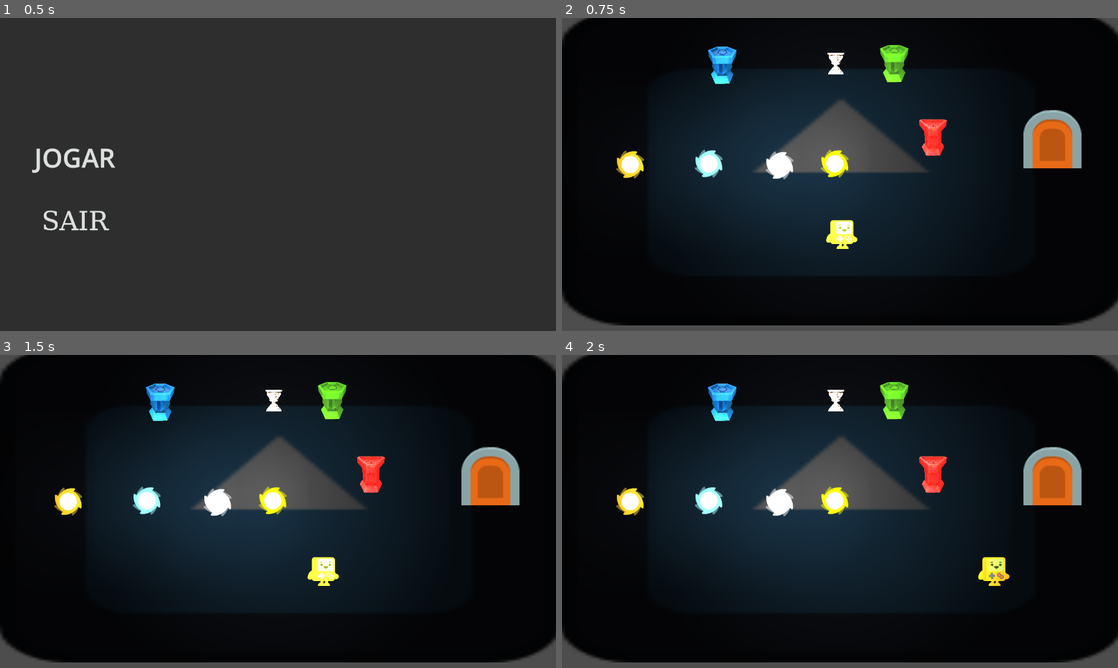
Above: before the commit, frames 1-4 (two rows, left to right).
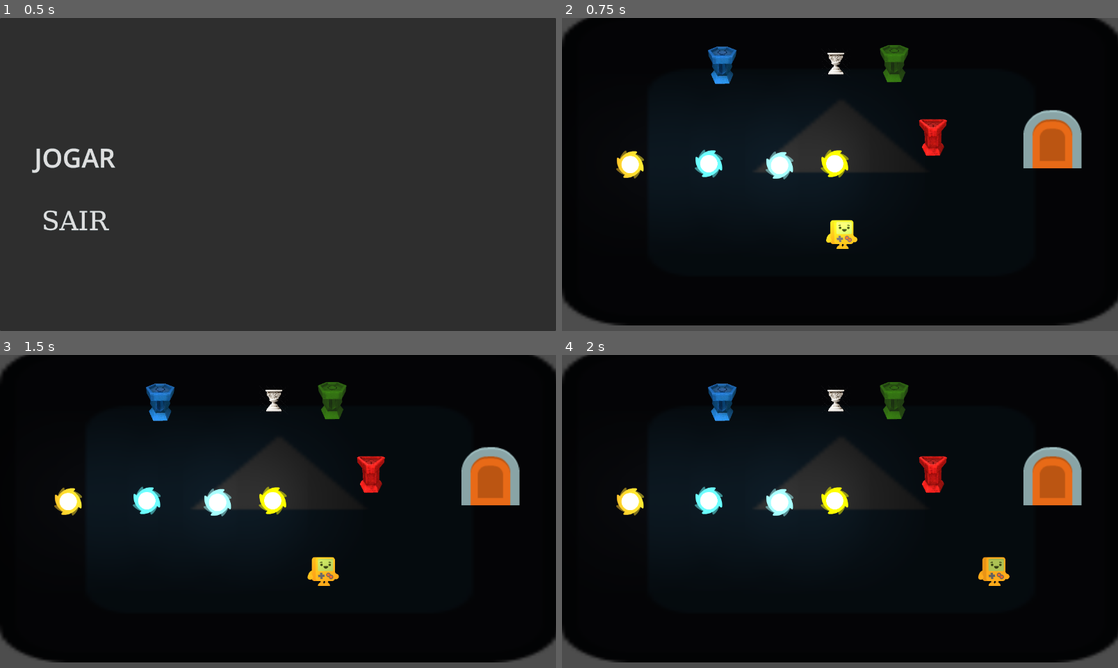
Above: after the commit, the same moments.

Repository: Blackjack10114/jogo-escuro
Game: Godot game, scene res://Scenes/MenuPrincipal.tscn
Same seed, same stepped clock (60 frames per second), same inputs: the game is played once before the commit and once after it. The engine's default icon, where the game draws it, is replaced by a stand-in: a white triangle on a blue panel in a dark square.
Inputs (mouse positions are in pixels of both pictures, inside the frame that each line leads up to):
- Up to frame 1 (0.5 s): no input
- Up to frame 2 (0.75 s): click "JOGAR" at 0.5 s
- Up to frame 3 (1.5 s): tap Enter (ui_accept) at 1.25, 1.35 s; move the mouse to (400, 495) at 1.27 s; hold Right (ui_right) from 1.28 s (still down)
- Up to frame 4 (2 s): keep holding Right (ui_right); tap Enter (ui_accept) at 1.52, 1.82 s

Frame 1 is identical in both runs. In frame 2, 19% of the frame differs, in the area x 24-70%, y 8-78%; in frame 3, 19%; in frame 4, 19%, in the area x 24-81%, y 8-78%.

Commit message:
Revert "Merge: Sombra do Personagem Projeta"
This reverts commit 2041699f8a097d69516da067a65b15a910c93dc8, reversing
changes made to e9a2ad06cf690446d50891c9a1cb7175bc15de5e.

Diff:
--- a/Objetos/Player.tscn
+++ b/Objetos/Player.tscn
@@ -5,9 +5,6 @@
 
 [sub_resource type="RectangleShape2D" id="RectangleShape2D_asluq"]
 size = Vector2(72, 69)
-
-[sub_resource type="OccluderPolygon2D" id="OccluderPolygon2D_sqf2x"]
-polygon = PackedVector2Array(-23, 71, 52, 70, 49, -1, -23, 0)
 
 [node name="Player" type="Node2D" unique_id=1558179493]
 
@@ -20,10 +17,3 @@
 
 [node name="Sprite2D" type="Sprite2D" parent="CharacterBody2D" unique_id=2124380342]
 texture = ExtResource("1_vhpeo")
-
-[node name="LightOccluder2D" type="LightOccluder2D" parent="CharacterBody2D/Sprite2D" unique_id=457543913]
-show_behind_parent = true
-light_mask = 2
-position = Vector2(-15, -21)
-occluder = SubResource("OccluderPolygon2D_sqf2x")
-occluder_light_mask = 2
--- a/Objetos/Tochas/Tocha.tscn
+++ b/Objetos/Tochas/Tocha.tscn
@@ -25,15 +25,11 @@
 position = Vector2(0.5, 2)
 shape = SubResource("RectangleShape2D_6a0gk")
 
-[node name="Sprite2D" type="Sprite2D" parent="." unique_id=280868615]
+[node name="Sprite2D" type="Sprite2D" parent="Area2D" unique_id=280868615]
 texture = ExtResource("1_m4aki")
 
-[node name="PointLight2D" type="PointLight2D" parent="." unique_id=235973874]
+[node name="PointLight2D" type="PointLight2D" parent="Area2D" unique_id=235973874]
 position = Vector2(0.50000095, 3.8146973e-06)
 scale = Vector2(1.953125, 1.9687501)
-energy = 3.39
-range_item_cull_mask = 3
-shadow_enabled = true
-shadow_item_cull_mask = 2
 texture = SubResource("GradientTexture2D_6a0gk")
-texture_scale = 6.61
+texture_scale = 3.34
--- a/Scenes/SceneTeste/Gabriel.tscn
+++ b/Scenes/SceneTeste/Gabriel.tscn
@@ -3,7 +3,6 @@
 [ext_resource type="PackedScene" uid="uid://dabjl2g7fc2da" path="res://Objetos/Tochas/Tocha.tscn" id="1_1jv7q"]
 [ext_resource type="PackedScene" uid="uid://bwrnn1c1hv5cm" path="res://Objetos/Player.tscn" id="2_pkdgx"]
 [ext_resource type="Texture2D" uid="uid://34eb8j034ct8" path="res://icon.svg" id="3_bvunt"]
-[ext_resource type="PackedScene" uid="uid://d1cyupflnp5b7" path="res://Objetos/Altar_Vermelho.tscn" id="4_d08m2"]
 
 [node name="Gabriel" type="Node2D" unique_id=1855230435]
 
@@ -12,21 +11,11 @@
 [node name="Camera2D" type="Camera2D" parent="." unique_id=478850467]
 
 [node name="Player" parent="." unique_id=1558179493 instance=ExtResource("2_pkdgx")]
-z_index = 1
-position = Vector2(-24, 70)
+position = Vector2(3, 61)
 
 [node name="Fundo" type="Sprite2D" parent="." unique_id=1073828355]
-modulate = Color(0.19793737, 0.19793719, 0.19793728, 1)
-light_mask = 3
+modulate = Color(0.07683582, 0.07683582, 0.07683582, 1)
 z_index = -10
 position = Vector2(3, -16)
 scale = Vector2(10.1328125, 5.6796875)
 texture = ExtResource("3_bvunt")
-
-[node name="Altar" parent="." unique_id=1228197223 instance=ExtResource("4_d08m2")]
-position = Vector2(2186, -808)
-
-[node name="Sprite2D" type="Sprite2D" parent="." unique_id=39029602]
-light_mask = 3
-position = Vector2(169, -72)
-texture = ExtResource("3_bvunt")
--- a/Scripts/Movim_Player.gd
+++ b/Scripts/Movim_Player.gd
@@ -17,25 +17,3 @@
 	velocity = direction * speed
 
 	move_and_slide()
-var tocha = null
-var pode_largar_no_altar = null
-func _on_area_entered(area):
-	if area.name == "Altar":
-		pode_largar_no_altar = area
-
-func _on_area_exited(area):
-	if area.name == "Altar":
-		pode_largar_no_altar = null
-
-func _process(_delta):
-	if Input.is_action_just_pressed("ui_accept"):
-		if tocha and pode_largar_no_altar:
-			largar_tocha()
-func largar_tocha():
-	if tocha:
-		var altar = pode_largar_no_altar
-		remove_child(tocha)
-		altar.add_child(tocha)
-		tocha.position = Vector2.ZERO
-		tocha.z_index = 0
-		tocha = null
--- a/Scripts/Pegar_tocha.gd
+++ /dev/null
@@ -1,30 +0,0 @@
-extends Area2D
-
-var pode_pegar = false
-var player = null
-
-func _ready():
-	connect("body_entered", _on_body_entered)
-	#connect("body_exited", _on_body_exited)
-
-func _on_body_entered(body):
-	if body is CharacterBody2D:
-		print ("colidiu com player")
-		pode_pegar = true
-		player = body
-
-func _on_body_exited(body):
-	if body is CharacterBody2D:
-		pode_pegar = false
-		player = null
-
-func _process(_delta):
-	if pode_pegar and Input.is_action_just_pressed("ui_accept"):
-		pegar_tocha()
-
-func pegar_tocha():
-	if player:
-		get_parent().remove_child(self)
-		player.add_child(self)
-		position = Vector2(20, 0)
-		player.tocha = self
Not shown, changed: Scripts/Objetos/Altar.gd.uid
Not shown, removed: Scripts/Pegar_tocha.gd.uid
Binary file removed: Sprites/Placeholders/Altar.png
Not shown, removed: Sprites/Placeholders/Altar.png.import
